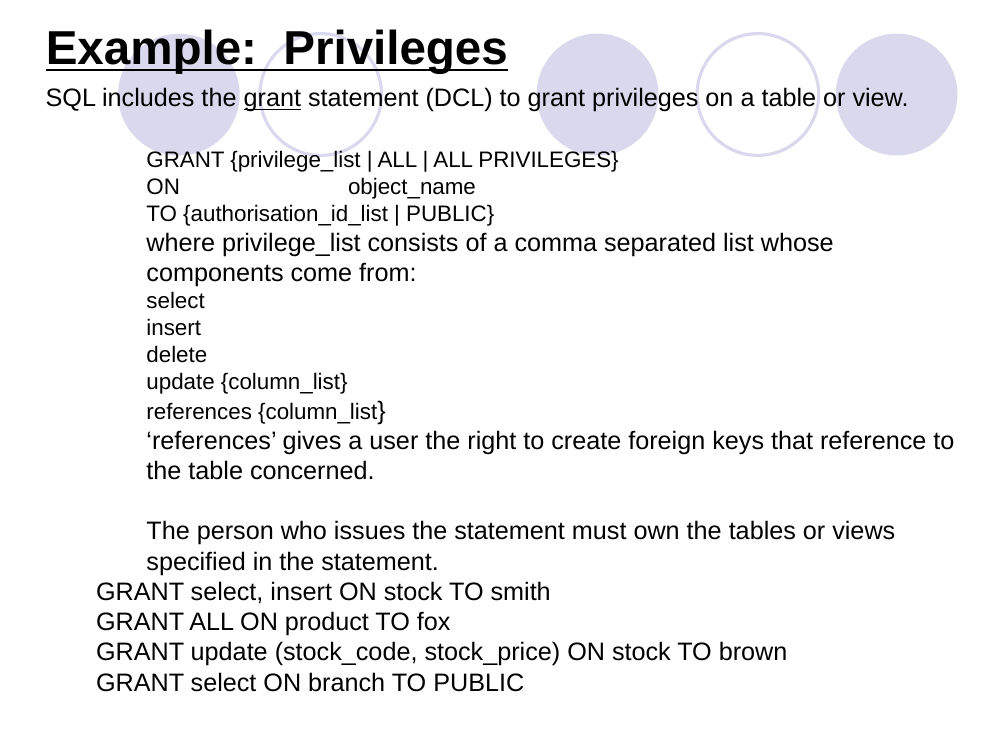
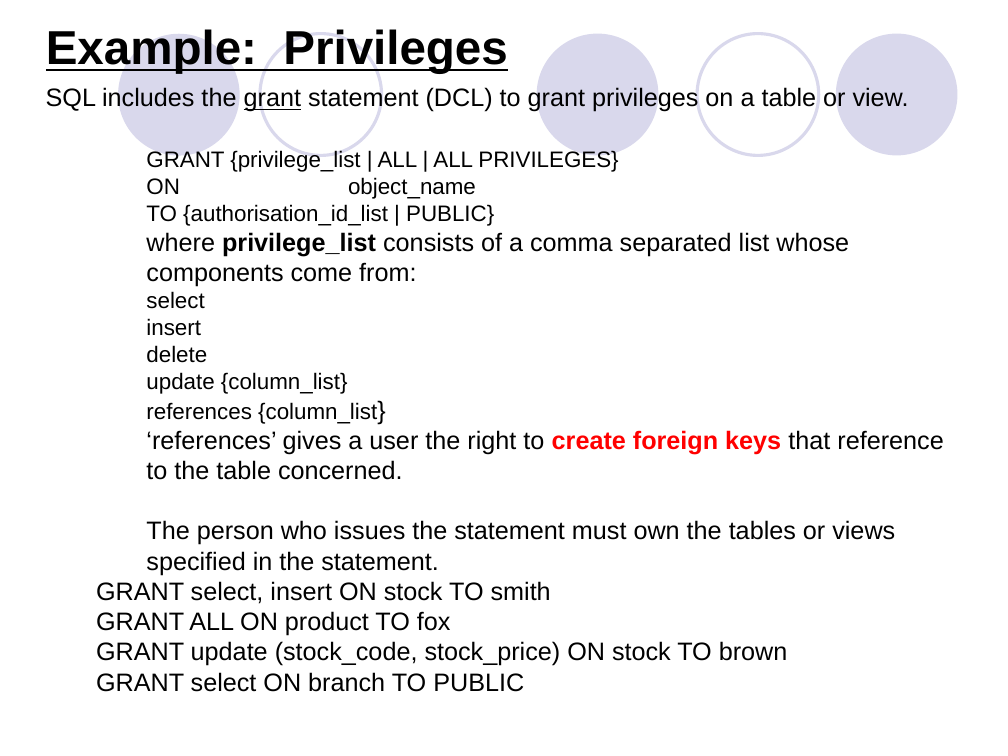
Before and after one commit to WenjunLi2004/SZU-Course, a slide deck: slide 4 of 大三上/数据库系统/PPT/10-Datamanagment.ppt. Drawn at 1008x756 pixels with LibreOffice and Linux fonts; fonts in the diff are those of the drawing. Boxes give left, top, right and bottom in pixels: in the first picture for what was removed or moved away, otherwise in the second. Text is boxed around its words. In the diff, an @@ line names an element or a change of style, - is before the commit and + after.

```diff
--- a/大三上/数据库系统/PPT/10-Datamanagment.ppt
+++ b/大三上/数据库系统/PPT/10-Datamanagment.ppt
@@ text at bbox=[146, 232, 943, 480]: bold on in "privilege_list", "create foreign keys"; text colour #000000 to #FF0000 in "create foreign keys" @@
```
Also in this commit, not shown: 7 other slides changed, 30 other files.
